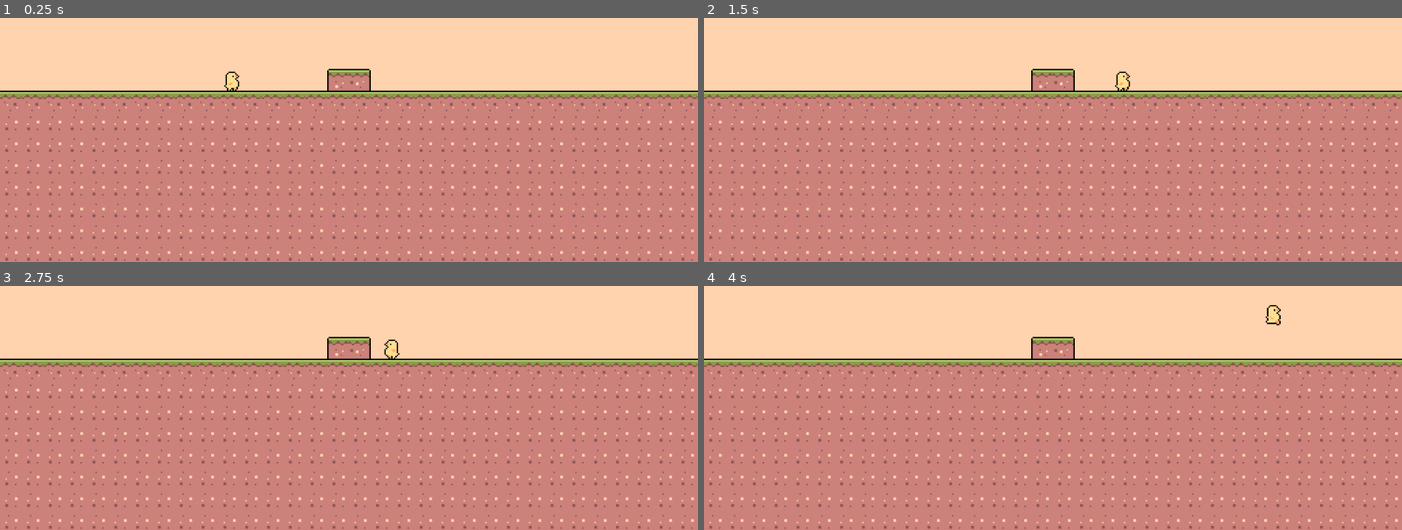
Above: before the commit, frames 1-4 (two rows, left to right).
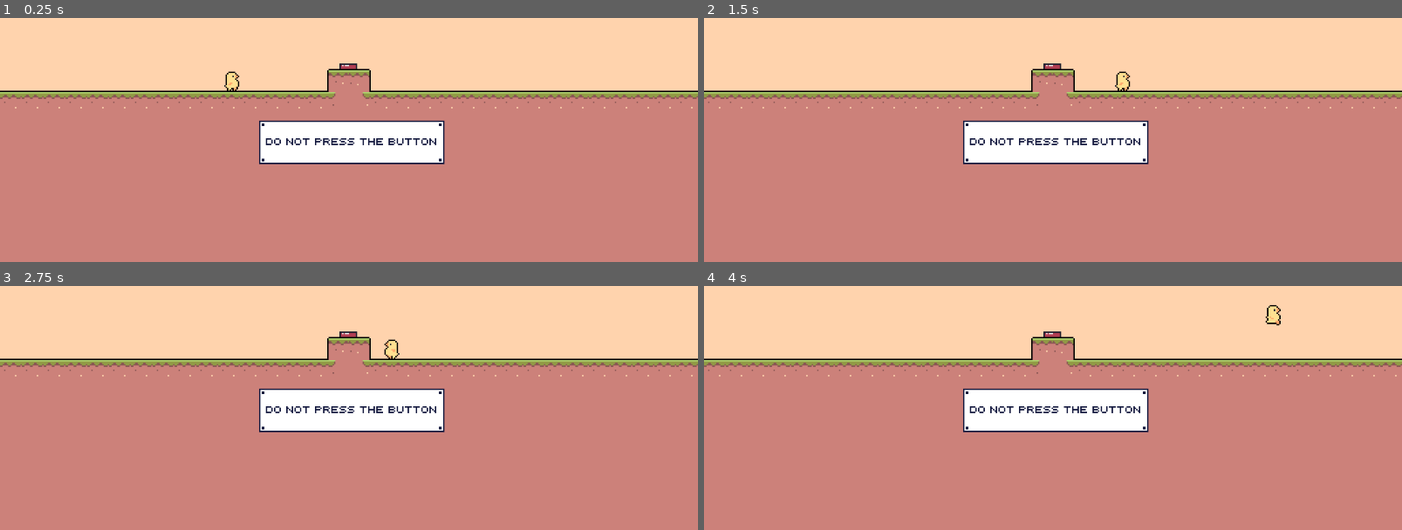
Above: after the commit, the same moments.

Repository: HamdyElzonqali/chickpea
Game: Godot game, scene res://test_scene.tscn
Same seed, same stepped clock (60 frames per second), same inputs: the game is played once before the commit and once after it.
Inputs:
- Up to frame 1 (0.25 s): no input
- Up to frame 2 (1.5 s): hold X (fire) 0.53-1.28 s; hold D (right) from 0.53 s (still down); tap Z (jump) at 0.77 s; tap X (fire) at 1.35 s
- Up to frame 3 (2.75 s): tap Z (jump) at 1.52 s; release D (right) at 2.03 s; hold A (left) from 2.03 s (still down); hold X (fire) from 2.03 s (still down)
- Up to frame 4 (4 s): release A (left) at 2.78 s; release X (fire) at 2.78 s; hold D (right) from 2.78 s (still down); tap X (fire) at 2.85 s; tap Z (jump) at 3.02, 3.77 s; hold X (fire) from 3.53 s (still down)

The runs differ from the first frame. In frame 1, 8.4% of the frame differs, in the area x 0-100%, y 18-100%; in frame 2, 8.4%; in frame 3, 8.4%; in frame 4, 8.4%.

Commit message:
small update

Diff:
--- a/project.godot
+++ b/project.godot
@@ -13,6 +13,10 @@
 config/name="Gameoff 2021"
 run/main_scene="res://test_scene.tscn"
 config/icon="res://icon.png"
+
+[autoload]
+
+Globals="*res://scripts/Globals.gd"
 
 [importer_defaults]
 
--- /dev/null
+++ b/scripts/Globals.gd
@@ -0,0 +1,3 @@
+extends Node
+
+var camera = Camera2D
--- a/scripts/core/camera.gd
+++ b/scripts/core/camera.gd
@@ -6,18 +6,23 @@
 
 var size = Vector2.ZERO
 
+func shake(amount, time):
+	pass
+
 func fit():
 	size = get_viewport_rect().size
 	current_scale = min(floor(size.x / base_width), floor(size.y / base_height))
 	if current_scale > 0:
 		zoom = Vector2(1 / current_scale, 1 / current_scale)
-	offset = Vector2(-(size.x - base_width * current_scale) / (2 * current_scale), -(size.y - base_height * current_scale) / (2 * current_scale))
+		offset = Vector2(-(size.x - base_width * current_scale) / (2 * current_scale), -(size.y - base_height * current_scale) / (2 * current_scale))
 
 # Called when the node enters the scene tree for the first time.
 func _ready():
+	Globals.camera = self
+	fit()
+
 	# handle changes to screen side
 	get_viewport().connect("size_changed", self, 'fit')
-	fit()
 
 
 # Called every frame. 'delta' is the elapsed time since the previous frame.
--- a/test_scene.tscn
+++ b/test_scene.tscn
@@ -8,6 +8,8 @@
 [ext_resource path="res://img/characters/player_unarmed/edge.png" type="Texture" id=6]
 [ext_resource path="res://img/characters/player_unarmed/jump.png" type="Texture" id=7]
 [ext_resource path="res://scripts/core/camera.gd" type="Script" id=8]
+[ext_resource path="res://img/objects/button.png" type="Texture" id=9]
+[ext_resource path="res://img/objects/sign.png" type="Texture" id=10]
 
 [sub_resource type="RectangleShape2D" id=1]
 extents = Vector2( 8, 8 )
@@ -17,7 +19,7 @@
 0/texture = ExtResource( 3 )
 0/tex_offset = Vector2( 0, 0 )
 0/modulate = Color( 1, 1, 1, 1 )
-0/region = Rect2( 0, 0, 64, 64 )
+0/region = Rect2( 0, 0, 64, 96 )
 0/tile_mode = 2
 0/autotile/icon_coordinate = Vector2( 0, 0 )
 0/autotile/tile_size = Vector2( 16, 16 )
@@ -154,7 +156,7 @@
 tile_set = SubResource( 2 )
 cell_size = Vector2( 16, 16 )
 format = 1
-tile_data = PoolIntArray( 524297, 0, 0, 524298, 0, 2, 655352 …(203 unchanged characters)…  589831, 0, 1, 589832, 0, 1, 589833, 0, 1, 589834, 0, 1, 589835, 0, 1, 589836, 0, 1, 589837, 0, …(7552 unchanged characters)…
+tile_data = PoolIntArray( 524297, 0, 0, 524298, 0, 2, 655352 …(203 unchanged characters)…  589831, 0, 1, 589832, 0, 1, 589833, 0, 262145, 589834, 0, 262144, 589835, 0, 1, 589836, 0, 1, 589837, 0, …(7552 unchanged characters)…
 
 [node name="player_unarmed" type="KinematicBody2D" parent="."]
 position = Vector2( 74.4508, 99.6057 )
@@ -171,7 +173,7 @@
 [node name="anim" type="AnimatedSprite" parent="player_unarmed"]
 frames = SubResource( 14 )
 animation = "idle"
-frame = 1
+frame = 3
 speed_scale = 2.0
 playing = true
 
@@ -189,6 +191,14 @@
 position = Vector2( 0, 8 )
 enabled = true
 cast_to = Vector2( 0, 3 )
+
+[node name="sign" type="Sprite" parent="."]
+position = Vector2( 162, 182 )
+texture = ExtResource( 10 )
+
+[node name="button" type="Sprite" parent="."]
+position = Vector2( 159, 120 )
+texture = ExtResource( 9 )
 
 [node name="Camera2D" type="Camera2D" parent="."]
 anchor_mode = 0
Binary file removed: aseprite/character.aseprite
Renamed: aseprite/blk-nx64-32x.png -> aseprite/color_palette.png
Not shown, added: aseprite/color_palette.png.import
Binary file removed: aseprite/dirt.aseprite
Binary file changed: aseprite/grass.aseprite
Binary file added: img/objects/button-pressed.png
Not shown, added: img/objects/button-pressed.png.import
Binary file added: img/objects/button.png
Not shown, added: img/objects/button.png.import
Binary file added: img/objects/sign.png
Not shown, added: img/objects/sign.png.import
Binary file changed: img/tilemaps/grass.png
(and 1 more such lines)
